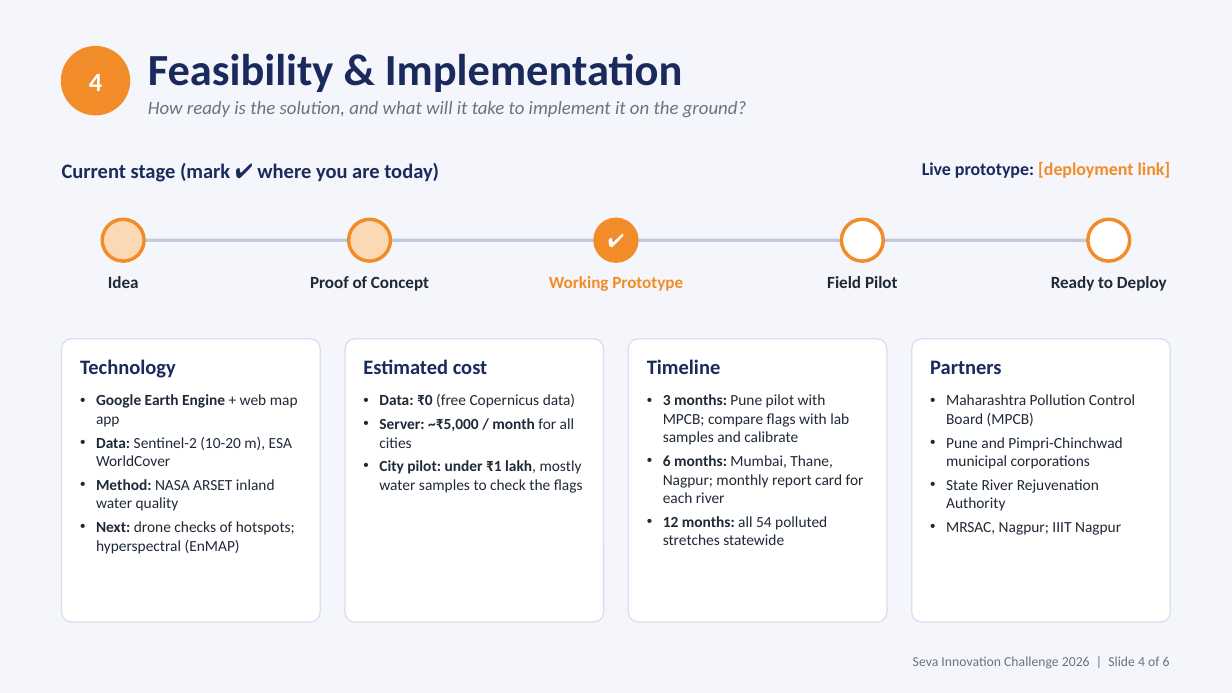
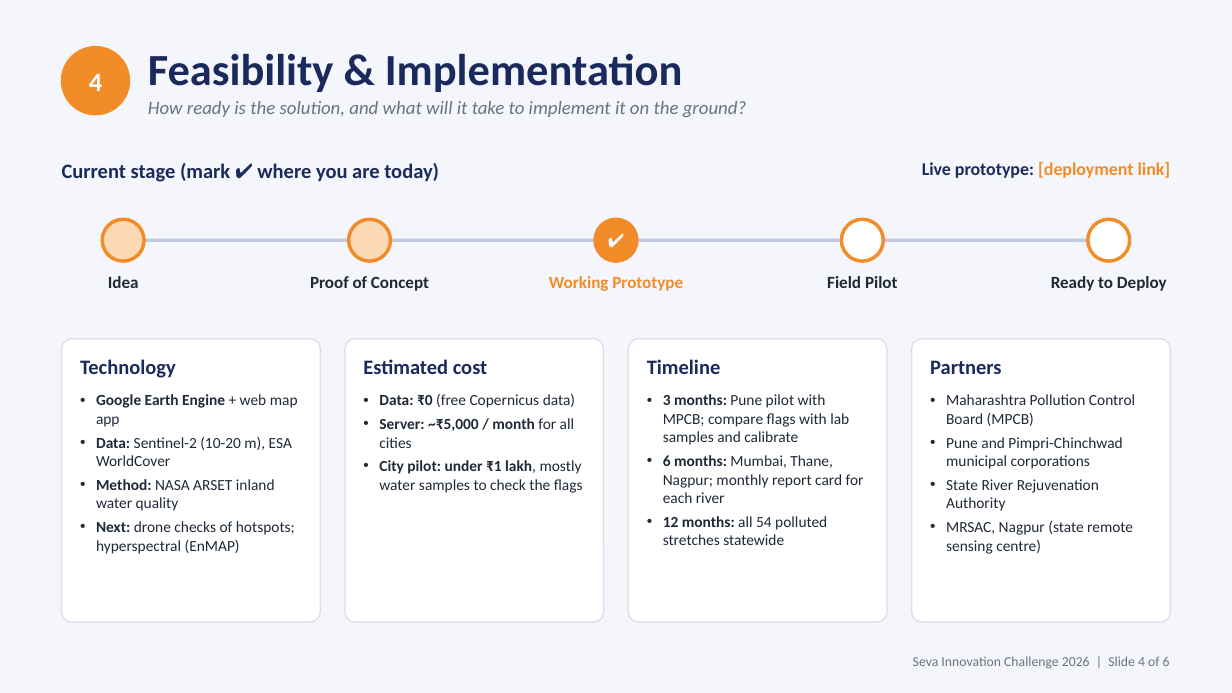
Before and after one commit to sujalappa/jal-drishti, a slide deck: slide 4 of presentation/Jal-drishti_AI_Seva_2026.pptx. Drawn at 1232x693 pixels with LibreOffice and Linux fonts; fonts in the diff are those of the drawing. Boxes give left, top, right and bottom in pixels: in the first picture for what was removed or moved away, otherwise in the second. Text is boxed around its words. In the diff, an @@ line names an element or a change of style, - is before the commit and + after.

```diff
--- a/presentation/Jal-drishti_AI_Seva_2026.pptx
+++ b/presentation/Jal-drishti_AI_Seva_2026.pptx
@@ text at (946,521,1133,554): text changed @@
-• MRSAC, Nagpur; IIIT Nagpur
+• MRSAC, Nagpur (state remote sensing centre)
```
Also in this commit, not shown: 22 other files.
